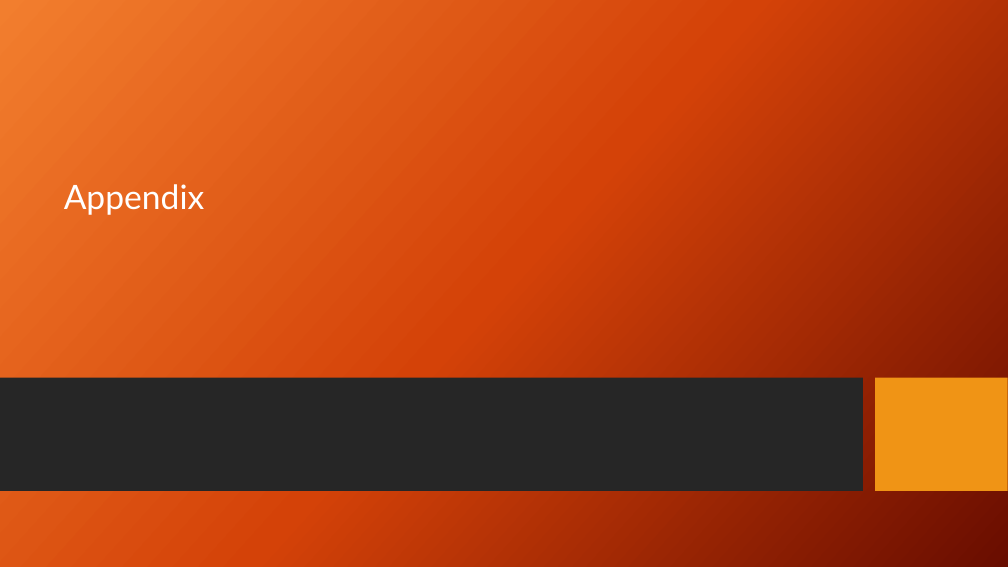
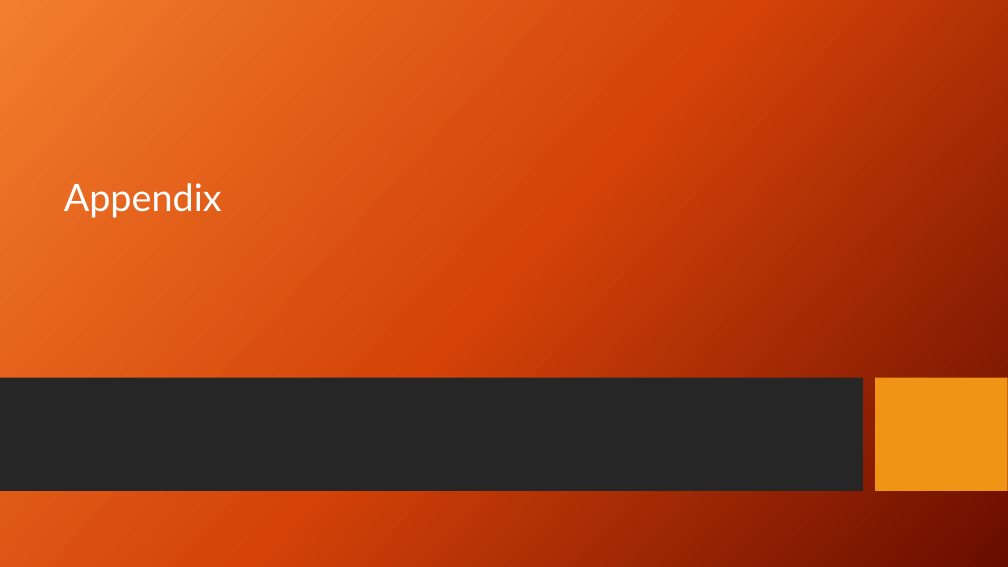
Before and after one commit to CharlesPBiggar/Data-Analytics-Project-1, a slide deck: slide 18 of Presentation/GiterDun Presentation.pptx. Drawn at 1008x567 pixels with LibreOffice and Linux fonts; fonts in the diff are those of the drawing; background and template pictures are left out. Boxes give left, top, right and bottom in pixels: in the first picture for what was removed or moved away, otherwise in the second. Text is boxed around its words. In the diff, an @@ line names an element or a change of style, - is before the commit and + after.

```diff
--- a/Presentation/GiterDun Presentation.pptx
+++ b/Presentation/GiterDun Presentation.pptx
@@ title "Appendix" at <box>64,183,222,218</box>: size 32 to 36 pt @@
```
Also in this commit, not shown: 14 other slides changed, 2 other files.
